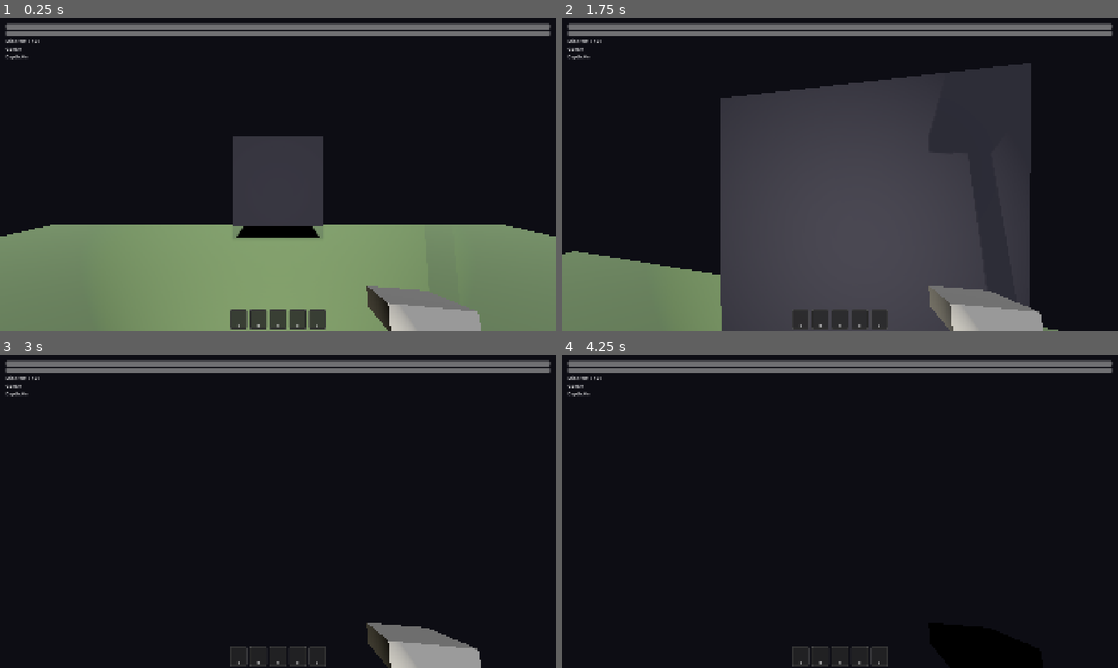
Above: before the commit, frames 1-4 (two rows, left to right).
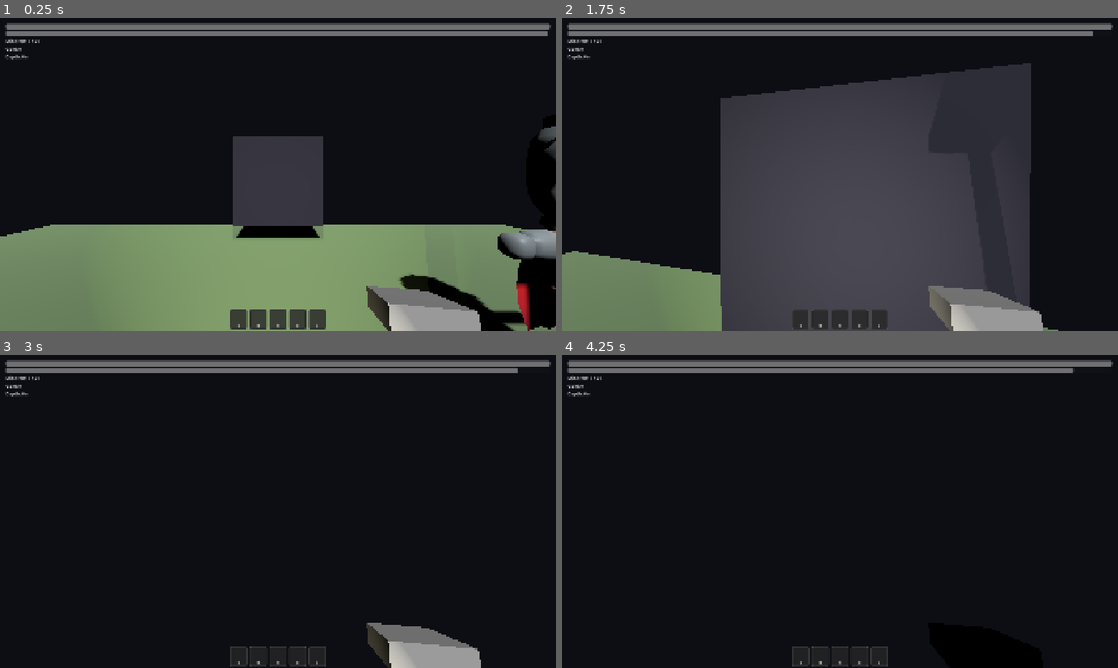
Above: after the commit, the same moments.

Repository: AbyssDrakeDb/susurros_de_la_mina
Game: Godot game, scene res://scenes/environment/surface.tscn
Two runs of this game, one before a commit and one after it. Both use one fixed random seed, a clock stepped at 60 frames per second and the inputs below.
Inputs (mouse positions are in pixels of both pictures, inside the frame that each line leads up to):
- Up to frame 1 (0.25 s): no input
- Up to frame 2 (1.75 s): move the mouse to (867, 174) at 0.52 s; press the mouse at (867, 174) at 0.53 s; hold W (move_forward) from 0.53 s (still down); tap Space (jump) at 0.77, 1.52 s; move the mouse to (812, 174) at 1.27 s; release the mouse at (812, 174) at 1.28 s; tap E (interact) at 1.35 s; click (812, 174) at 1.55 s
- Up to frame 3 (3 s): keep holding W (move_forward); move the mouse to (289, 505) at 2.02 s; press the mouse at (289, 505) at 2.03 s; move the mouse to (272, 517) at 2.77 s; release the mouse at (272, 517) at 2.78 s; tap Shift (sprint) at 2.85 s
- Up to frame 4 (4.25 s): keep holding W (move_forward); tap Space (jump) at 3.02, 3.77 s; click (834, 517) at 3.05 s; move the mouse to (878, 514) at 3.52 s; hold F (toggle_flashlight) from 3.53 s (still down); click (878, 514) at 3.8 s

The runs differ from the first frame. In frame 1, 3.6% of the frame differs, in the area x 71-100%, y 4-100%; in frame 2, less than 0.1%; in frame 3, less than 0.1%; in frame 4, 0.1%.
Error before the commit: Parse Error: Only identifier, attribute access, and subscription access can be used as assignment target. (res://scripts/ui/shop_panel.gd:69)

Commit message:
fix: Fase 1 - 6 bugs críticos corregidos
FIX #1: Mining loop roto - MineralNode.mined se conecta a GameState.add_mineral()
- El signal 'mined' ahora se conecta en _ready() de mineral_node.gd
- Los minerales ahora SÍ entran al inventario al minarlos

FIX #2: HUD BatteryBar siempre en 100%
- Player ahora llama update_battery() en _update_flashlight()
- Barra de batería se actualiza correctamente

FIX #3: NPC TradePanel/ShopPanel en CanvasLayer
- Paneles ahora se crean dinámicamente en CanvasLayer(layer=20)
- Se eliminan instancias estáticas del .tscn
- Paneles ahora se ven como UI en pantalla, no en 3D

FIX #4: NPC MeshInstance3D sin mesh
- NPC ahora carga Knight.glb como modelo por defecto
- Método _setup_mesh() copia mesh del GLB instanciado

FIX #5: TransitionManager no esperaba cambio real
- Ahora await 2 process_frames después de change_scene_to_file
- Verifica error y actualiza current_scene

FIX #6: Hotbar.gd - nodo no encontrado
- Usa get_node_or_null() en lugar de get_node()
- Usa call_deferred(_update_display) en _ready()
- Agrega null checks para VBoxContainer, ColorRect, CountLabel

Archivos modificados:
- mineral_node.gd: mined.connect(_on_mined) + _on_mined()
- player.gd: _update_hud_battery() + update_battery() call
- npc.gd: CanvasLayer dinámico + _setup_mesh()
- npc.tscn: Eliminadas instancias TradePanel/ShopPanel
- transition_manager.gd: await + error check
- hotbar.gd: null safety + deferred update

Diff:
--- a/scenes/npc/npc.tscn
+++ b/scenes/npc/npc.tscn
@@ -1,8 +1,6 @@
-[gd_scene load_steps=6 format=3]
+[gd_scene load_steps=2 format=3]
 
 [ext_resource type="Script" path="res://scripts/npc/npc.gd" id="1"]
-[ext_resource type="PackedScene" path="res://scenes/ui/trade_panel.tscn" id="2"]
-[ext_resource type="PackedScene" path="res://scenes/ui/shop_panel.tscn" id="3"]
 
 [sub_resource type="CapsuleShape3D" id="SubResource_capsule"]
 radius = 0.4
@@ -39,11 +37,5 @@
 text = "Comprador"
 horizontal_alignment = 1
 
-[node name="TradePanel" parent="." instance=ExtResource("2")]
-visible = false
-
-[node name="ShopPanel" parent="." instance=ExtResource("3")]
-visible = false
-
 [connection signal="body_entered" from="InteractionArea" to="." method="_on_interaction_area_body_entered"]
 [connection signal="body_exited" from="InteractionArea" to="." method="_on_interaction_area_body_exited"]
--- a/scenes/ui/hotbar.tscn
+++ b/scenes/ui/hotbar.tscn
@@ -1,8 +1,9 @@
-[gd_scene load_steps=2 format=3]
+[gd_scene format=3 uid="uid://4iuuru7tkr6h"]
 
-[ext_resource type="Script" path="res://scripts/ui/hotbar.gd" id="1"]
+[ext_resource type="Script" uid="uid://pww72owy2fvr" path="res://scripts/ui/hotbar.gd" id="1"]
 
-[node name="Hotbar" type="Control"]
+[node name="Hotbar" type="Control" unique_id=2092561080]
+layout_mode = 3
 anchors_preset = 12
 anchor_top = 1.0
 anchor_right = 1.0
@@ -14,10 +15,9 @@
 grow_vertical = 0
 mouse_filter = 2
 script = ExtResource("1")
-slot_count = 5
 
-[node name="SlotsContainer" type="HBoxContainer" parent="."]
-anchors_preset = 8
+[node name="SlotsContainer" type="HBoxContainer" parent="." unique_id=1331553846]
+layout_mode = 0
 anchor_left = 0.5
 anchor_top = 0.5
 anchor_right = 0.5
--- a/scripts/autoload/transition_manager.gd
+++ b/scripts/autoload/transition_manager.gd
@@ -31,9 +31,17 @@
 	is_transitioning = true
 	transition_started.emit()
 
-	get_tree().change_scene_to_file(scenes[scene_name])
+	var error: Error = get_tree().change_scene_to_file(scenes[scene_name])
+	if error != OK:
+		push_error("Error al cambiar escena: " + scene_name)
+		is_transitioning = false
+		return
+
+	await get_tree().process_frame
+	await get_tree().process_frame
 
 	is_transitioning = false
+	current_scene = scene_name
 	transition_completed.emit()
 
 func go_to_surface() -> void:
--- a/scripts/minerals/mineral_node.gd
+++ b/scripts/minerals/mineral_node.gd
@@ -46,6 +46,7 @@
 	_update_health_bar()
 	if health_label:
 		health_label.visible = false
+	mined.connect(_on_mined)
 
 func _process(_delta: float) -> void:
 	if is_depleted or health_label == null:
@@ -160,3 +161,6 @@
 	var tween: Tween = create_tween()
 	tween.tween_property(mesh, "scale", Vector3.ZERO, 0.15)
 	tween.tween_callback(queue_free)
+
+func _on_mined(_node: MineralNode, amount: int) -> void:
+	GameState.add_mineral(mineral_type, amount)
--- a/scripts/npc/npc.gd
+++ b/scripts/npc/npc.gd
@@ -25,18 +25,19 @@
 @onready var mesh: MeshInstance3D = $MeshInstance3D
 @onready var interaction_area: Area3D = $InteractionArea
 @onready var dialogue_label: Label3D = $DialogueLabel
-@onready var trade_panel: Control = $TradePanel
-@onready var shop_panel: Control = $ShopPanel
+
+## ─── Paneles instanciados dinámicamente ──────────────
+var _trade_layer: CanvasLayer = null
+var _shop_layer: CanvasLayer = null
+var _trade_panel: Control = null
+var _shop_panel: Control = null
 
 ## ─── Godot Callbacks ──────────────────────────────────
 func _ready() -> void:
 	if dialogue_label:
 		dialogue_label.visible = false
 		dialogue_label.text = npc_name
-	if trade_panel:
-		trade_panel.visible = false
-	if shop_panel:
-		shop_panel.visible = false
+	_setup_mesh()
 
 func _input(event: InputEvent) -> void:
 	if event.is_action_pressed("interact") and is_player_near:
@@ -70,31 +71,72 @@
 
 func _open_trade() -> void:
 	is_trade_open = true
-	if trade_panel:
-		trade_panel.visible = true
-		trade_requested.emit(self)
-		Input.mouse_mode = Input.MOUSE_MODE_VISIBLE
+	_trade_layer = CanvasLayer.new()
+	_trade_layer.layer = 20
+	get_tree().current_scene.add_child(_trade_layer)
+
+	var panel_scene: PackedScene = load("res://scenes/ui/trade_panel.tscn")
+	_trade_panel = panel_scene.instantiate()
+	_trade_layer.add_child(_trade_panel)
+	_trade_panel.visible = true
+	_trade_panel.trade_closed.connect(_on_trade_closed)
+	trade_requested.emit(self)
+	Input.mouse_mode = Input.MOUSE_MODE_VISIBLE
 
 func _close_trade() -> void:
 	is_trade_open = false
-	if trade_panel:
-		trade_panel.visible = false
+	if _trade_panel:
+		_trade_panel.visible = false
+	if _trade_layer:
+		_trade_layer.queue_free()
+		_trade_layer = null
+		_trade_panel = null
 	interaction_ended.emit(self)
 	Input.mouse_mode = Input.MOUSE_MODE_CAPTURED
 
+func _on_trade_closed() -> void:
+	_close_trade()
+
 func _open_shop() -> void:
 	is_shop_open = true
-	if shop_panel:
-		shop_panel.visible = true
-		shop_requested.emit(self)
-		Input.mouse_mode = Input.MOUSE_MODE_VISIBLE
+	_shop_layer = CanvasLayer.new()
+	_shop_layer.layer = 20
+	get_tree().current_scene.add_child(_shop_layer)
+
+	var panel_scene: PackedScene = load("res://scenes/ui/shop_panel.tscn")
+	_shop_panel = panel_scene.instantiate()
+	_shop_layer.add_child(_shop_panel)
+	_shop_panel.visible = true
+	_shop_panel.shop_closed.connect(_on_shop_closed)
+	shop_requested.emit(self)
+	Input.mouse_mode = Input.MOUSE_MODE_VISIBLE
 
 func _close_shop() -> void:
 	is_shop_open = false
-	if shop_panel:
-		shop_panel.visible = false
+	if _shop_panel:
+		_shop_panel.visible = false
+	if _shop_layer:
+		_shop_layer.queue_free()
+		_shop_layer = null
+		_shop_panel = null
 	interaction_ended.emit(self)
 	Input.mouse_mode = Input.MOUSE_MODE_CAPTURED
+
+func _on_shop_closed() -> void:
+	_close_shop()
+
+func _setup_mesh() -> void:
+	if mesh == null:
+		return
+	var glb_path: String = "res://assets/3d/characters/glb/Knight.glb"
+	var glb_scene: PackedScene = load(glb_path)
+	if glb_scene:
+		var instance: Node3D = glb_scene.instantiate()
+		for child in instance.get_children():
+			instance.remove_child(child)
+			mesh.add_child(child)
+			if child is MeshInstance3D:
+				mesh.mesh = child.mesh
 
 func get_info() -> Dictionary:
 	return {
--- a/scripts/player/player.gd
+++ b/scripts/player/player.gd
@@ -207,6 +207,7 @@
 		if flashlight_battery <= 0.0:
 			_toggle_flashlight()
 		flashlight.light_energy = lerpf(0.3, 1.0, flashlight_battery / 100.0)
+		_update_hud_battery()
 
 ## ─── Head Bob ─────────────────────────────────────────
 func _update_head_bob(delta: float) -> void:
@@ -266,3 +267,8 @@
 
 func _handle_death() -> void:
 	GameState.change_phase(GameState.GamePhase.GAME_OVER)
+
+func _update_hud_battery() -> void:
+	var hud: CanvasLayer = get_tree().current_scene.get_node_or_null("HUD")
+	if hud and hud.has_method("update_battery"):
+		hud.update_battery(flashlight_battery)
--- a/scripts/ui/hotbar.gd
+++ b/scripts/ui/hotbar.gd
@@ -20,7 +20,7 @@
 func _ready() -> void:
 	GameState.inventory_changed.connect(_on_inventory_changed)
 	_create_slots()
-	_update_display()
+	call_deferred("_update_display")
 
 ## ─── Métodos Privados ─────────────────────────────────
 func _create_slots() -> void:
@@ -53,12 +53,10 @@
 		var color_rect: ColorRect = ColorRect.new()
 		color_rect.custom_minimum_size = Vector2(40, 40)
 		color_rect.color = Color.TRANSPARENT
-		color_rect.name = "ColorRect"
 
 		var count_label: Label = Label.new()
 		count_label.horizontal_alignment = HORIZONTAL_ALIGNMENT_CENTER
 		count_label.add_theme_font_size_override("font_size", 14)
-		count_label.name = "CountLabel"
 		count_label.text = "0"
 
 		vbox.add_child(color_rect)
@@ -75,18 +73,25 @@
 
 	for i in range(slots.size()):
 		var slot: PanelContainer = slots[i]
-		var color_rect: ColorRect = slot.get_node("VBoxContainer/ColorRect")
-		var count_label: Label = slot.get_node("VBoxContainer/CountLabel")
+		var vbox: VBoxContainer = slot.get_node_or_null("VBoxContainer")
+		if vbox == null:
+			continue
+		var color_rect: ColorRect = vbox.get_node_or_null("ColorRect")
+		var count_label: Label = vbox.get_node_or_null("CountLabel")
 
 		if i < minerals.size():
 			var mineral_type: String = minerals[i]
 			var amount: int = GameState.inventory[mineral_type]
 
-			color_rect.color = mineral_colors.get(mineral_type, Color.WHITE)
-			count_label.text = str(amount)
+			if color_rect:
+				color_rect.color = mineral_colors.get(mineral_type, Color.WHITE)
+			if count_label:
+				count_label.text = str(amount)
 		else:
-			color_rect.color = Color.TRANSPARENT
-			count_label.text = "0"
+			if color_rect:
+				color_rect.color = Color.TRANSPARENT
+			if count_label:
+				count_label.text = "0"
 
 func _on_inventory_changed() -> void:
 	_update_display()
--- a/scripts/ui/shop_panel.gd
+++ b/scripts/ui/shop_panel.gd
@@ -66,15 +66,15 @@
 
 			var name_label: Label = Label.new()
 			name_label.text = upgrade["name"]
-			name_label.theme_override_font_sizes/font_size = 18
+			name_label.theme_override_font_sizes.font_size = 18
 
 			var desc_label: Label = Label.new()
 			desc_label.text = upgrade["description"]
-			desc_label.theme_override_font_sizes/font_size = 14
+			desc_label.theme_override_font_sizes.font_size = 14
 
 			var cost_label: Label = Label.new()
 			cost_label.text = "Costo: %d oro" % upgrade["cost"]
-			cost_label.theme_override_font_sizes/font_size = 14
+			cost_label.theme_override_font_sizes.font_size = 14
 
 			info_vbox.add_child(name_label)
 			info_vbox.add_child(desc_label)
Not shown, added: scripts/ui/hotbar.gd.uid
Not shown, added: scripts/ui/shop_panel.gd.uid
Not shown, added: scripts/ui/trade_panel.gd.uid
Not shown, changed: docs/PROGRESS.md
